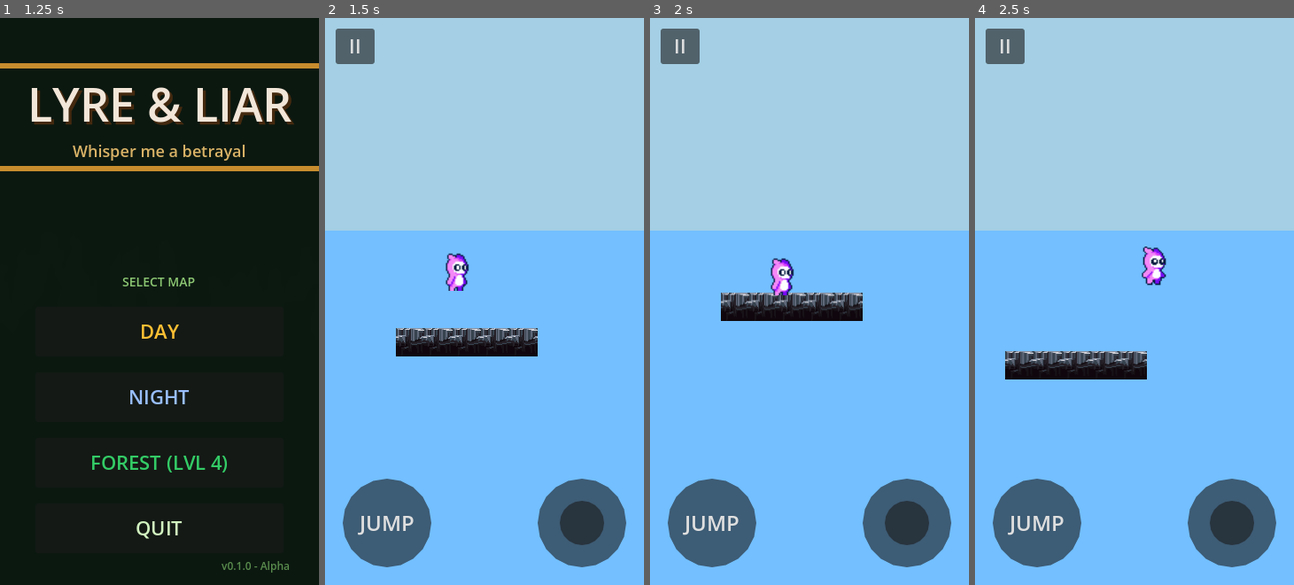
Above: before the commit, frames 1-4 (left to right).
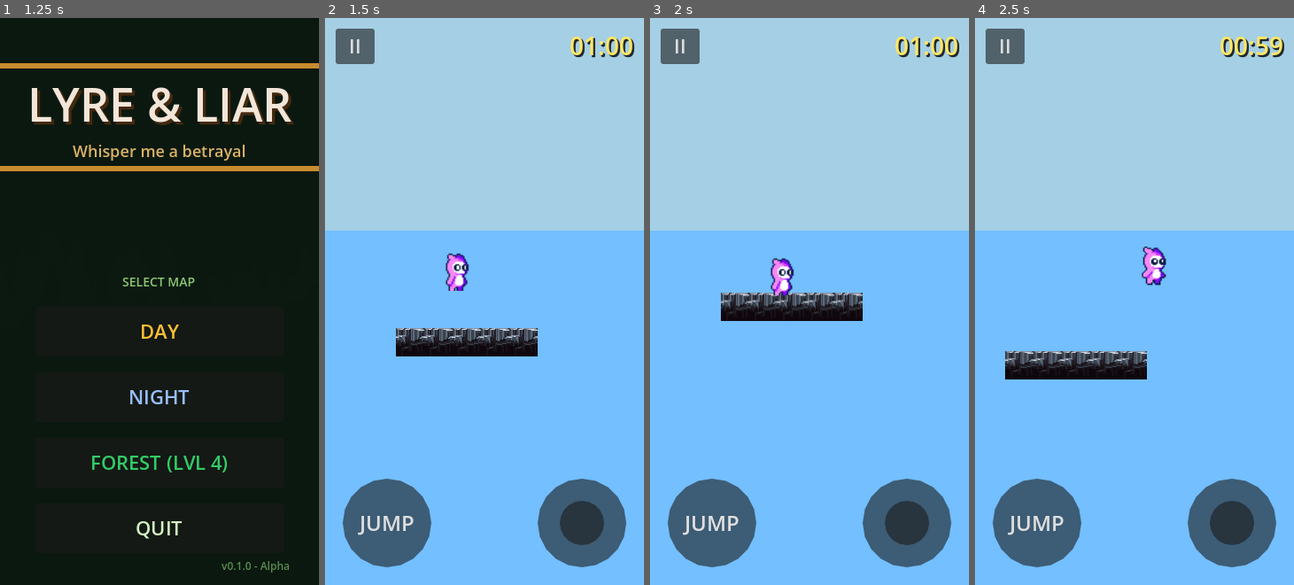
Above: after the commit, the same moments.

Repository: sachindu-dev/Lyre-Liar
Game: Godot game, scene res://scenes/main_menu.tscn
Two runs of this game, one before a commit and one after it. Both use one fixed random seed, a clock stepped at 60 frames per second and the inputs below.
Inputs (mouse positions are in pixels of both pictures, inside the frame that each line leads up to):
- Up to frame 1 (1.25 s): click "SINGLE PLAYER" at 0.5 s
- Up to frame 2 (1.5 s): click "DAY" at 1.25 s
- Up to frame 3 (2 s): no input
- Up to frame 4 (2.5 s): tap Enter (ui_accept) at 2, 2.27 s; move the mouse to (1204, 273) at 2.02 s; hold Right (ui_right) from 2.03 s (still down); click (1204, 273) at 2.17 s

Frame 1 is identical in both runs. In frame 2, 0.5% of the frame differs, in the area x 76-97%, y 3-8%; in frame 3, 0.5%; in frame 4, 0.5%.

Commit message:
feat(levels): integrate timer HUD; stop it when player wins
Brings the timer HUD (scripts/timer_hud.gd, scenes/timer_hud.tscn) from
feature/single-player-timer onto this branch so single-player has both
the win flow and the loss-on-timeout flow.

Each level now also captures a _timer_hud reference and calls its new
stop() method from _on_goal_body_entered, so the countdown freezes
permanently when the player reaches the goal — preventing TOO LATE
from firing under the LEVEL COMPLETE overlay.

Co-Authored-By: Claude Opus 4.7 <noreply@anthropic.com>

Diff:
--- /dev/null
+++ b/scenes/timer_hud.tscn
@@ -0,0 +1,64 @@
+[gd_scene load_steps=2 format=3]
+
+[ext_resource type="Script" path="res://scripts/timer_hud.gd" id="1_script"]
+
+[node name="TimerHud" type="CanvasLayer"]
+layer = 103
+script = ExtResource("1_script")
+
+[node name="TimeLabel" type="Label" parent="."]
+anchor_left = 1.0
+anchor_right = 1.0
+offset_left = -132.0
+offset_top = 12.0
+offset_right = -12.0
+offset_bottom = 50.0
+text = "01:00"
+horizontal_alignment = 2
+theme_override_font_sizes/font_size = 28
+theme_override_colors/font_color = Color(1, 0.9, 0.4, 1)
+theme_override_colors/font_shadow_color = Color(0, 0, 0, 0.8)
+theme_override_constants/shadow_offset_x = 2
+theme_override_constants/shadow_offset_y = 2
+
+[node name="Overlay" type="ColorRect" parent="."]
+anchors_preset = 15
+anchor_right = 1.0
+anchor_bottom = 1.0
+color = Color(0, 0, 0, 0.7)
+
+[node name="Panel" type="VBoxContainer" parent="Overlay"]
+layout_mode = 1
+anchors_preset = 8
+anchor_left = 0.5
+anchor_top = 0.5
+anchor_right = 0.5
+anchor_bottom = 0.5
+offset_left = -120.0
+offset_top = -110.0
+offset_right = 120.0
+offset_bottom = 110.0
+alignment = 1
+theme_override_constants/separation = 18
+
+[node name="Title" type="Label" parent="Overlay/Panel"]
+layout_mode = 2
+text = "TOO LATE"
+horizontal_alignment = 1
+theme_override_font_sizes/font_size = 40
+theme_override_colors/font_color = Color(1, 0.6, 0.2, 1)
+theme_override_colors/font_shadow_color = Color(0, 0, 0, 0.8)
+theme_override_constants/shadow_offset_x = 2
+theme_override_constants/shadow_offset_y = 2
+
+[node name="RestartButton" type="Button" parent="Overlay/Panel"]
+custom_minimum_size = Vector2(240, 50)
+layout_mode = 2
+text = "Restart"
+theme_override_font_sizes/font_size = 20
+
+[node name="QuitButton" type="Button" parent="Overlay/Panel"]
+custom_minimum_size = Vector2(240, 50)
+layout_mode = 2
+text = "Quit"
+theme_override_font_sizes/font_size = 20
--- a/scripts/level_1.gd
+++ b/scripts/level_1.gd
@@ -12,6 +12,7 @@
 var _spawn_index := 0
 var _death_menu: CanvasLayer = null
 var _level_complete_menu: CanvasLayer = null
+var _timer_hud: CanvasLayer = null
 
 
 func _ready() -> void:
@@ -20,6 +21,8 @@
 	add_child(_death_menu)
 	_level_complete_menu = preload("res://scenes/level_complete_menu.tscn").instantiate()
 	add_child(_level_complete_menu)
+	_timer_hud = preload("res://scenes/timer_hud.tscn").instantiate()
+	add_child(_timer_hud)
 
 	_add_goal_zone()
 
@@ -124,6 +127,8 @@
 	if _level_complete_menu == null:
 		return
 	if "is_local_player" in body and body.is_local_player:
+		if _timer_hud and _timer_hud.has_method("stop"):
+			_timer_hud.stop()
 		_level_complete_menu.show_win(body)
 
 
--- a/scripts/level_2.gd
+++ b/scripts/level_2.gd
@@ -12,6 +12,7 @@
 var _spawn_index := 0
 var _death_menu: CanvasLayer = null
 var _level_complete_menu: CanvasLayer = null
+var _timer_hud: CanvasLayer = null
 
 
 func _ready() -> void:
@@ -20,6 +21,8 @@
 	add_child(_death_menu)
 	_level_complete_menu = preload("res://scenes/level_complete_menu.tscn").instantiate()
 	add_child(_level_complete_menu)
+	_timer_hud = preload("res://scenes/timer_hud.tscn").instantiate()
+	add_child(_timer_hud)
 
 	_add_goal_zone()
 
@@ -116,6 +119,8 @@
 	if _level_complete_menu == null:
 		return
 	if "is_local_player" in body and body.is_local_player:
+		if _timer_hud and _timer_hud.has_method("stop"):
+			_timer_hud.stop()
 		_level_complete_menu.show_win(body)
 
 
--- a/scripts/level_4.gd
+++ b/scripts/level_4.gd
@@ -10,6 +10,7 @@
 var _spawn_index := 0
 var _death_menu: CanvasLayer = null
 var _level_complete_menu: CanvasLayer = null
+var _timer_hud: CanvasLayer = null
 
 func _ready() -> void:
 	add_child(preload("res://scenes/pause_menu.tscn").instantiate())
@@ -17,6 +18,8 @@
 	add_child(_death_menu)
 	_level_complete_menu = preload("res://scenes/level_complete_menu.tscn").instantiate()
 	add_child(_level_complete_menu)
+	_timer_hud = preload("res://scenes/timer_hud.tscn").instantiate()
+	add_child(_timer_hud)
 
 	_add_goal_zone()
 
@@ -86,6 +89,8 @@
 	if _level_complete_menu == null:
 		return
 	if "is_local_player" in body and body.is_local_player:
+		if _timer_hud and _timer_hud.has_method("stop"):
+			_timer_hud.stop()
 		_level_complete_menu.show_win(body)
 
 func _display_room_code(custom_code: String = "") -> void:
--- /dev/null
+++ b/scripts/timer_hud.gd
@@ -0,0 +1,88 @@
+extends CanvasLayer
+
+## Countdown HUD for single-player runs. When the timer reaches zero, shows
+## a "TOO LATE" overlay with Restart / Quit. Pauses the tree while the
+## overlay is up. Disables itself in multiplayer.
+
+@export var duration: float = 60.0
+
+var _time_left: float = 0.0
+var _active: bool = false
+
+@onready var _time_label: Label = $TimeLabel
+@onready var _overlay: ColorRect = $Overlay
+@onready var _restart_btn: Button = $Overlay/Panel/RestartButton
+@onready var _quit_btn: Button = $Overlay/Panel/QuitButton
+
+
+func _ready() -> void:
+	process_mode = Node.PROCESS_MODE_ALWAYS
+	if not MultiplayerManager.is_single_player:
+		queue_free()
+		return
+	_overlay.visible = false
+	_restart_btn.pressed.connect(_restart)
+	_quit_btn.pressed.connect(_quit)
+	_reset()
+
+
+func _process(delta: float) -> void:
+	if not _active:
+		return
+	# Freeze the countdown while the tree is paused (pause menu / death menu).
+	if get_tree().paused:
+		return
+	_time_left -= delta
+	if _time_left <= 0.0:
+		_time_left = 0.0
+		_active = false
+		_show_timeout()
+	_update_label()
+
+
+func _update_label() -> void:
+	var t := int(ceil(_time_left))
+	_time_label.text = "%02d:%02d" % [t / 60, t % 60]
+
+
+func _reset() -> void:
+	_time_left = duration
+	_active = true
+	_overlay.visible = false
+	_update_label()
+
+
+## Freeze the countdown permanently (e.g. when the player wins). Won't
+## trigger the TOO LATE overlay even if time has already reached zero.
+func stop() -> void:
+	_active = false
+
+
+func _show_timeout() -> void:
+	_update_label()
+	_overlay.visible = true
+	get_tree().paused = true
+
+
+func _find_local_player() -> Node:
+	var level := get_parent()
+	if level == null:
+		return null
+	for child in level.get_children():
+		if "is_local_player" in child and child.is_local_player:
+			return child
+	return null
+
+
+func _restart() -> void:
+	get_tree().paused = false
+	var player := _find_local_player()
+	if player and player.has_method("respawn"):
+		player.respawn()
+	_reset()
+
+
+func _quit() -> void:
+	get_tree().paused = false
+	MultiplayerManager.leave()
+	get_tree().change_scene_to_file("res://scenes/main_menu.tscn")
Not shown, added: scripts/level_complete_menu.gd.uid
Not shown, added: scripts/timer_hud.gd.uid
